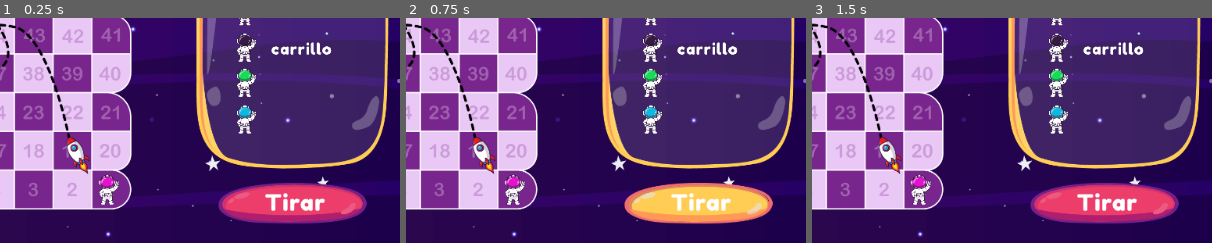
Above: before the commit, frames 1-3 (left to right).
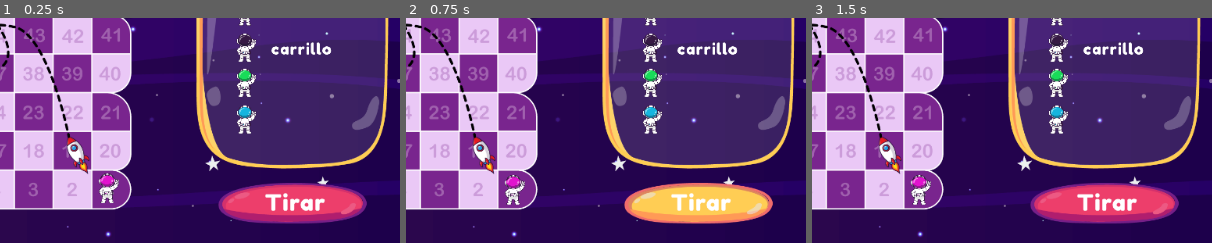
Above: after the commit, the same moments.

Repository: carrilloycardenas/Carrera-espacial
Game: Godot game, scene res://tablero/tablero.tscn
Two runs of this game, one before a commit and one after it. Both use one fixed random seed, a clock stepped at 60 frames per second and the inputs below. The project has no main scene, so this scene is started directly.
Inputs (mouse positions are % of the whole screen's width and height, from its top left):
- Up to frame 1 (0.25 s): no input
- Up to frame 2 (0.75 s): click (81, 91) at 0.5 s
- Up to frame 3 (1.5 s): click (86, 9) at 1.25 s
The pictures show only the part of the screen within x 44-94%, y 50-100%; the shares and areas given below are measured in that part.

The runs differ from the first frame. In frame 1, 0.4% of the frame differs, in the area x 24-30%, y 68-84%; in frame 2, nothing differs; in frame 3, nothing differs.

Commit message:
Update tablero.tscn

Diff:
--- a/tablero/tablero.tscn
+++ b/tablero/tablero.tscn
@@ -141,4 +141,4 @@
 texture = ExtResource( 11 )
 
 [node name="astro1" parent="." instance=ExtResource( 19 )]
-position = Vector2( 576, 552 )
+position = Vector2( 576, 550 )
